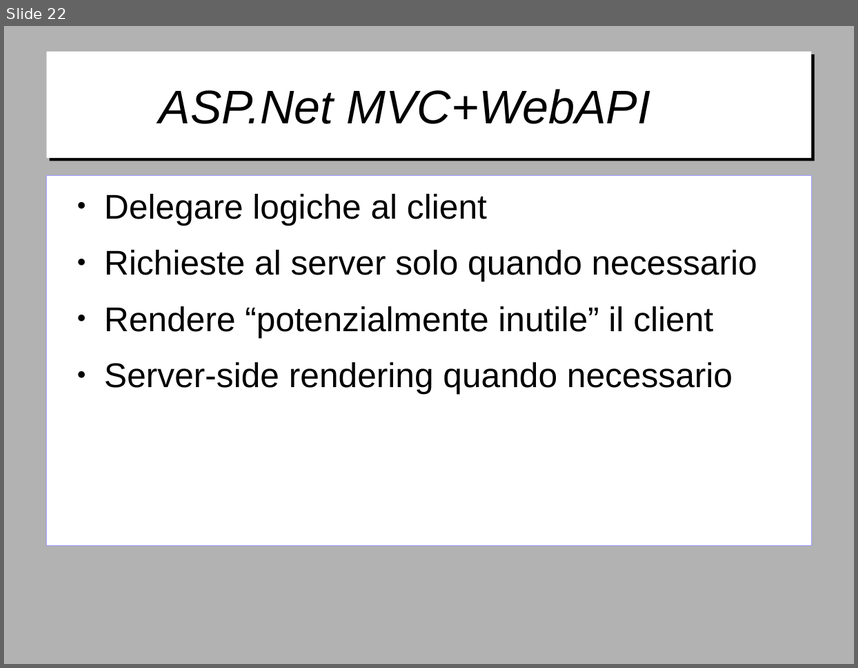
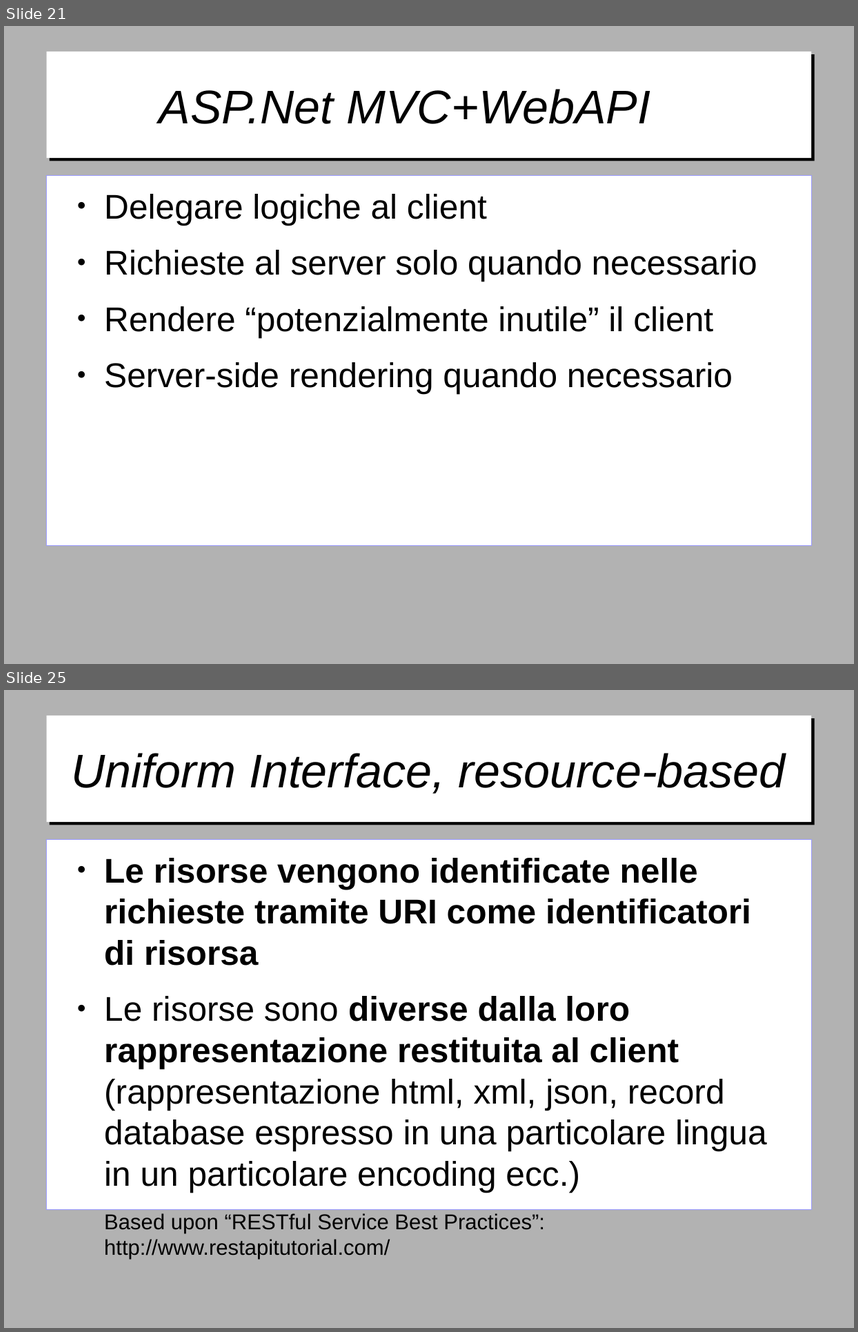
Before and after one commit to gitfer/ARXCourse, a slide deck: ARXCourse.odp. Shown one above the other, each under a label of ours: slide 22 before the commit, slides 21 and 25 after it; the slides between them are not shown. The pictures are 858x668 and 858x1332 pixels, drawn with LibreOffice and Linux fonts; fonts in the diff are those of the drawing; background and template pictures are left out. Boxes give left, top, right and bottom in pixels: in the first picture for what was removed or moved away, otherwise in the second. Text is boxed around its words. In the diff, an @@ line names an element or a change of style, - is before the commit and + after.

```diff
--- a/ARXCourse.odp
+++ b/ARXCourse.odp
@@ slide 25 added at [4, 690, 854, 1328], background #B2B2B2 @@
@@ title added at [46, 716, 812, 822], fill #FFFFFF, 44 pt, text #000000, italic @@
+Uniform Interface, resource-based
@@ text added at [46, 839, 812, 1209], fill #FFFFFF, outline #9999FF 0 pt, 32 pt, text #000000 @@
+● Le risorse vengono identificate nelle richieste tramite URI come identificatori di risorsa
+● Le risorse sono diverse dalla loro rappresentazione restituita al client (rappresentazione html, xml, json, record database espresso in una particolare lingua in un particolare encoding ecc.)
+Based upon “RESTful Service Best Practices”: http://www.restapitutorial.com/
@@ what was slide 22 is now slide 21 @@
```
Also in this commit, not shown: 3 slides changed, 18 other slides added, 1 slide removed.
